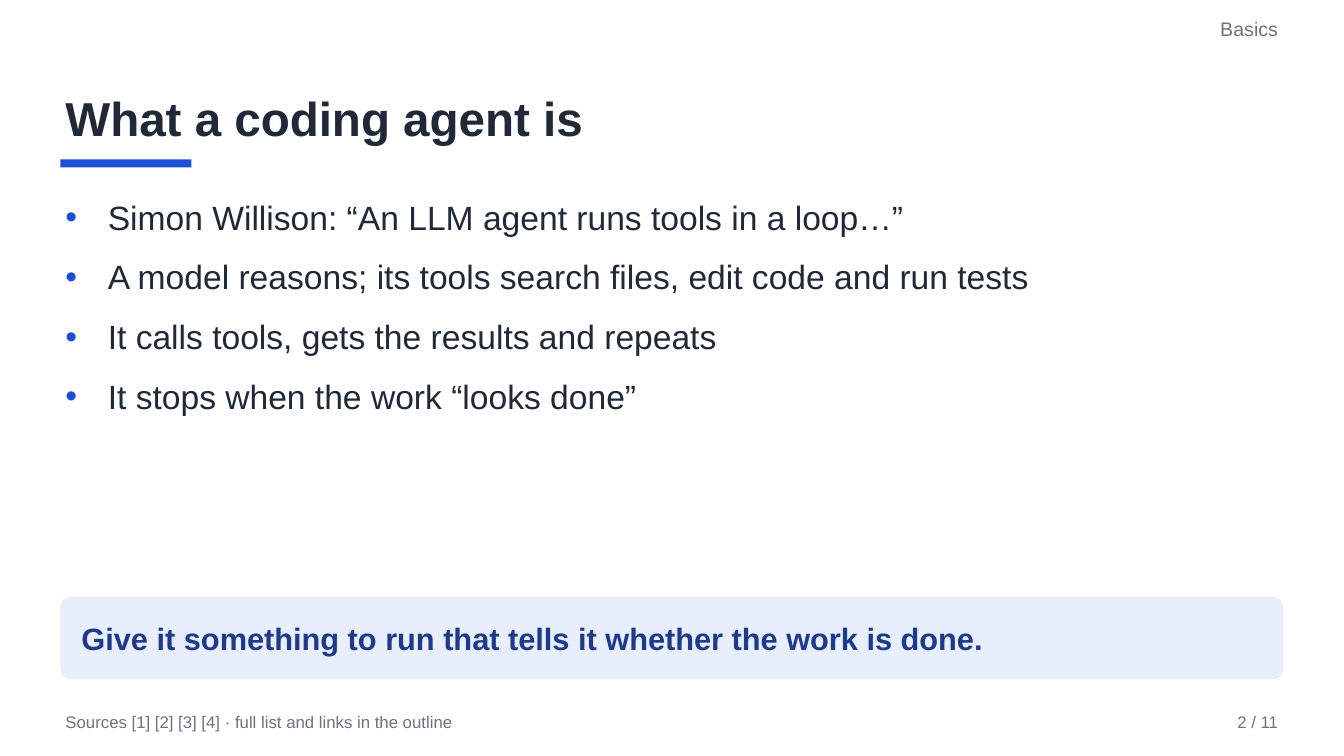
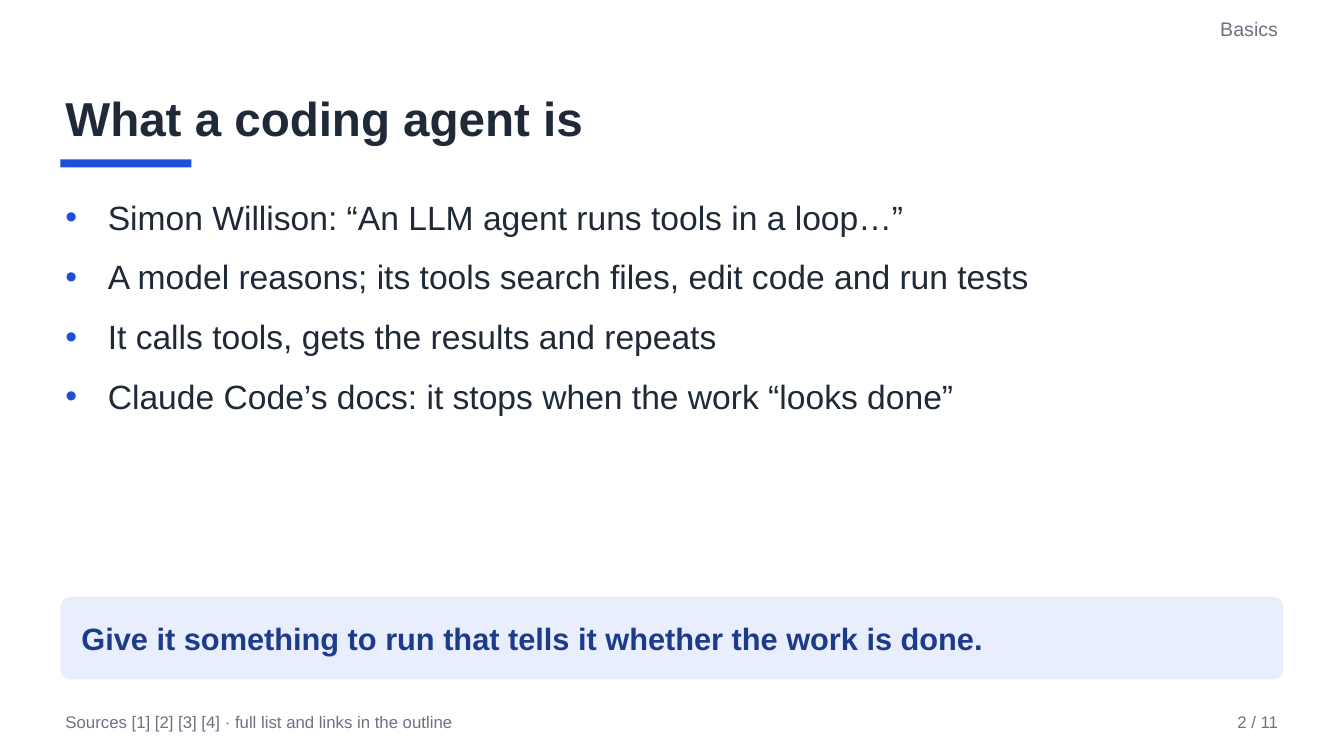
Before and after one commit to AnilKerai/applied-ai-handbook, a slide deck: slide 2 of 4-build/talk-working-with-coding-agents.pptx. Drawn at 1344x756 pixels with LibreOffice and Linux fonts; fonts in the diff are those of the drawing. Boxes give left, top, right and bottom in pixels: in the first picture for what was removed or moved away, otherwise in the second. Text is boxed around its words. In the diff, an @@ line names an element or a change of style, - is before the commit and + after.

```diff
--- a/4-build/talk-working-with-coding-agents.pptx
+++ b/4-build/talk-working-with-coding-agents.pptx
@@ text at bbox=[108, 384, 953, 416]: text changed @@
-• It stops when the work “looks done”
+• Claude Code’s docs: it stops when the work “looks done”
```
Also in this commit, not shown: 11 other files.
